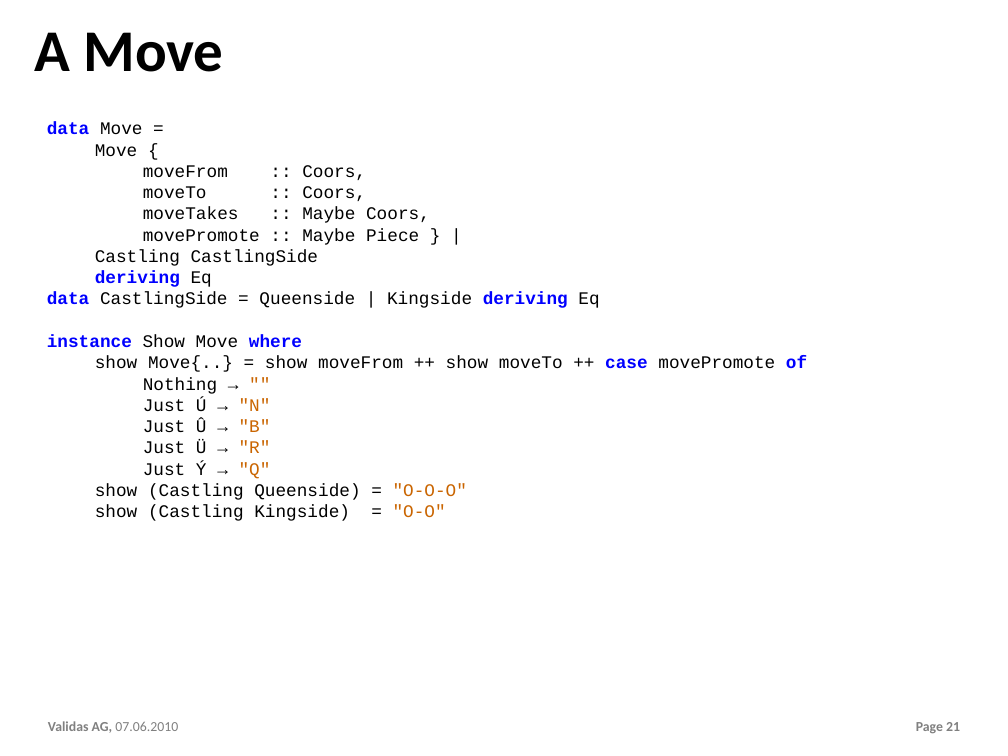
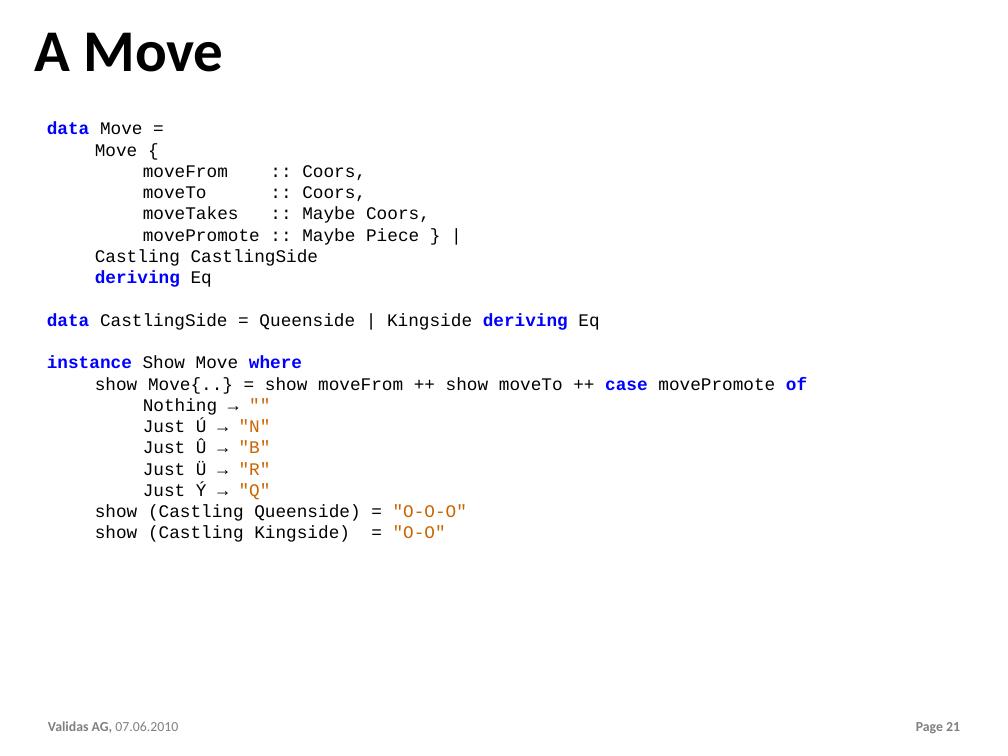
Before and after one commit to theoremprover/chess, a slide deck: slide 21 of ppt/Chess200.pptx. Drawn at 1008x756 pixels with LibreOffice and Linux fonts; fonts in the diff are those of the drawing; background and template pictures are left out. Boxes give left, top, right and bottom in pixels: in the first picture for what was removed or moved away, otherwise in the second. Text is boxed around its words. In the diff, an @@ line names an element or a change of style, - is before the commit and + after.

```diff
--- a/ppt/Chess200.pptx
+++ b/ppt/Chess200.pptx
@@ text "data Move =" rewrapped from (x1=47, y1=122, x2=807, y2=521) to (x1=47, y1=122, x2=807, y2=542) @@
```
Also in this commit, not shown: 13 other slides changed, 4 slides added, 3 other files.
